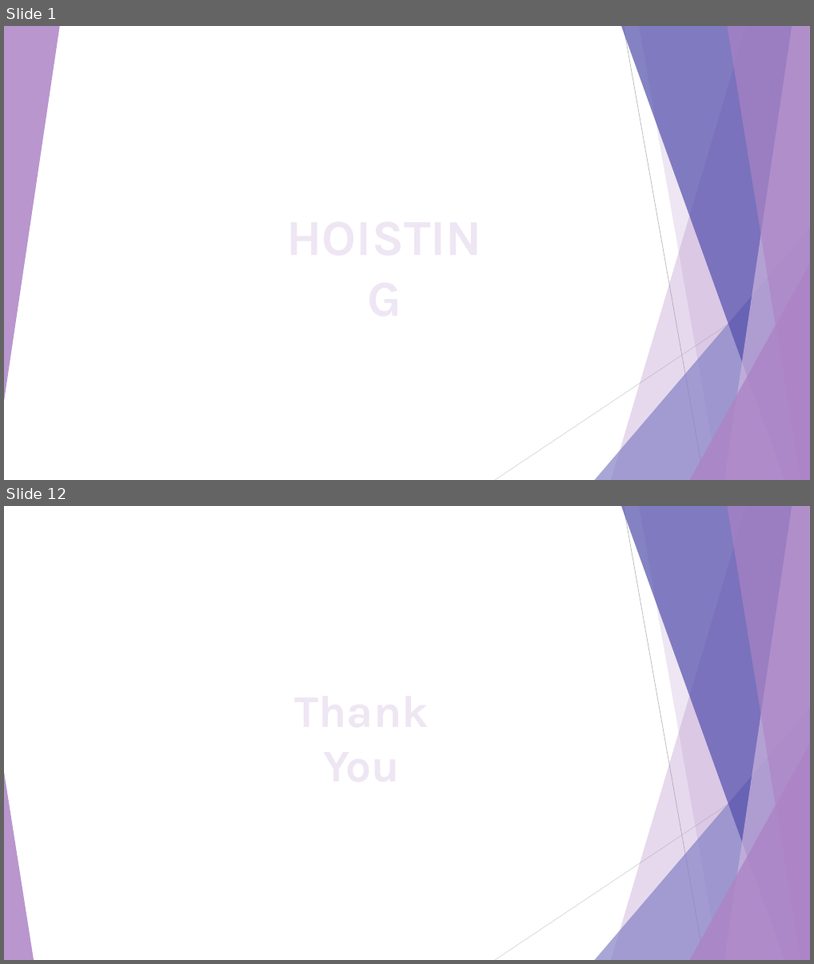
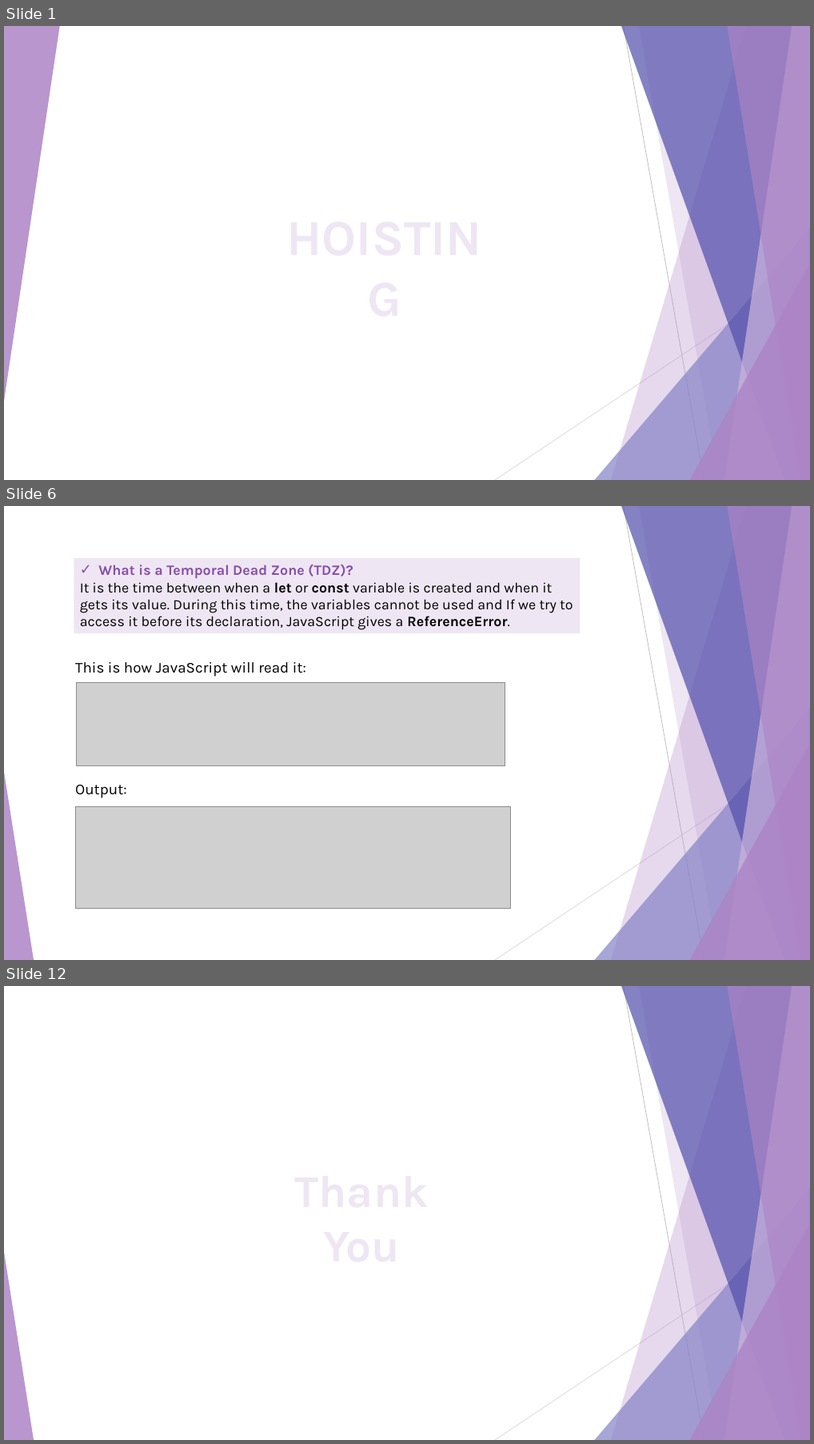
Before and after one commit to romaisa-99/Internship, a slide deck: Day 7/Hoisting.pptx. Shown one above the other, each under a label of ours: slides 1 and 12 before the commit, slides 1, 6 and 12 after it; the slides between them are not shown. The pictures are 814x964 and 814x1444 pixels, drawn with LibreOffice and Linux fonts; fonts in the diff are those of the drawing; grey boxes stand for pictures. Boxes give left, top, right and bottom in pixels: in the first picture for what was removed or moved away, otherwise in the second. Text is boxed around its words. In the diff, an @@ line names an element or a change of style, - is before the commit and + after.

```diff
--- a/Day 7/Hoisting.pptx
+++ b/Day 7/Hoisting.pptx
@@ slide 6 added at box(4, 506, 810, 960), background #FFFFFF; not listed: 10 template elements that a slide beside it also shows @@
@@ rectangle added at box(74, 558, 581, 634), fill #EFE6F4, 17 pt, text #000000 @@
+✓ What is a Temporal Dead Zone (TDZ)?
+It is the time between when a let or const variable is created and when it gets its value. During this time, the variables cannot be used and If we try to access it before its declaration, JavaScript gives a ReferenceError.
@@ text added at box(75, 662, 306, 676), 18 pt, text #000000 @@
+This is how JavaScript will read it:
@@ picture added at box(77, 682, 505, 765) @@
@@ text added at box(75, 784, 127, 798), 18 pt, text #000000 @@
+Output:
@@ picture added at box(75, 807, 511, 908) @@
```
Also in this commit, not shown: 7 slides changed, 2 other slides added, 3 slides removed, 6 other files.
